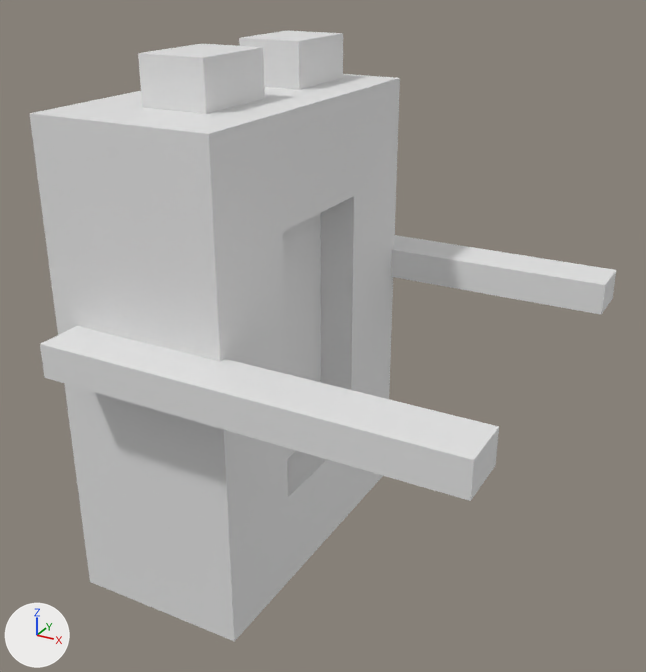
Before and after pictures for a commit that changed the FBX model Unix/Assets/00-GameRoot/Resources/Melee.FBX.
The view is the same before and after, from a 50 mm lens placed at (5.38, -7.91, 6.75), pointed at (1.06, -0.06, 2.83). Arrows for +X, +Y and +Z are at lower left; the lights stay in place. Where no turn or scale is listed for an object, it has been applied to the vertices.

Names of what the first picture shows: 'Melee'.
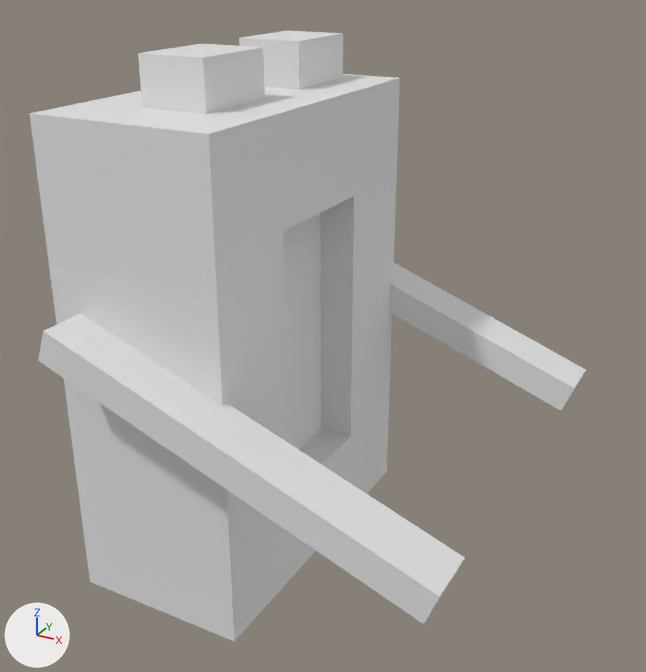
Changed parts and their boxes [x1, y1, x2, y2] in the pictures (646 x 672 px; the box of a moved part takes in the faces that stretch with it):
'Melee', reshaped
    before: [29, 31, 616, 642]
    after: [29, 31, 586, 642]
part 1 of me_mesh, moved or reshaped
    before: [40, 326, 499, 501]
    after: [38, 313, 465, 624]
part 2 of me_mesh, moved or reshaped
    before: [391, 235, 616, 315]
    after: [390, 263, 586, 411]

What the commit changed:
me_mesh has 48 vertices, 38 faces and spans x -1.0..3.61, y -2.4..2.39, z -0.46..5.82.
me_mesh is used by ob_melee; location (0.0, 0.0, 0.0).
me_mesh part 1: the loose piece of 8 vertices spanning x -0.72..3.61, y -2.4..-1.82, z 2.91..3.27 is turned 20 degrees about the y axis through its middle, then moved by (-0.12, 0.0, -0.58).
me_mesh part 2: the loose piece of 8 vertices spanning x -0.72..3.61, y 1.82..2.39, z 2.91..3.27 is turned 20 degrees about the y axis through its middle, then moved by (-0.12, 0.0, -0.58).
